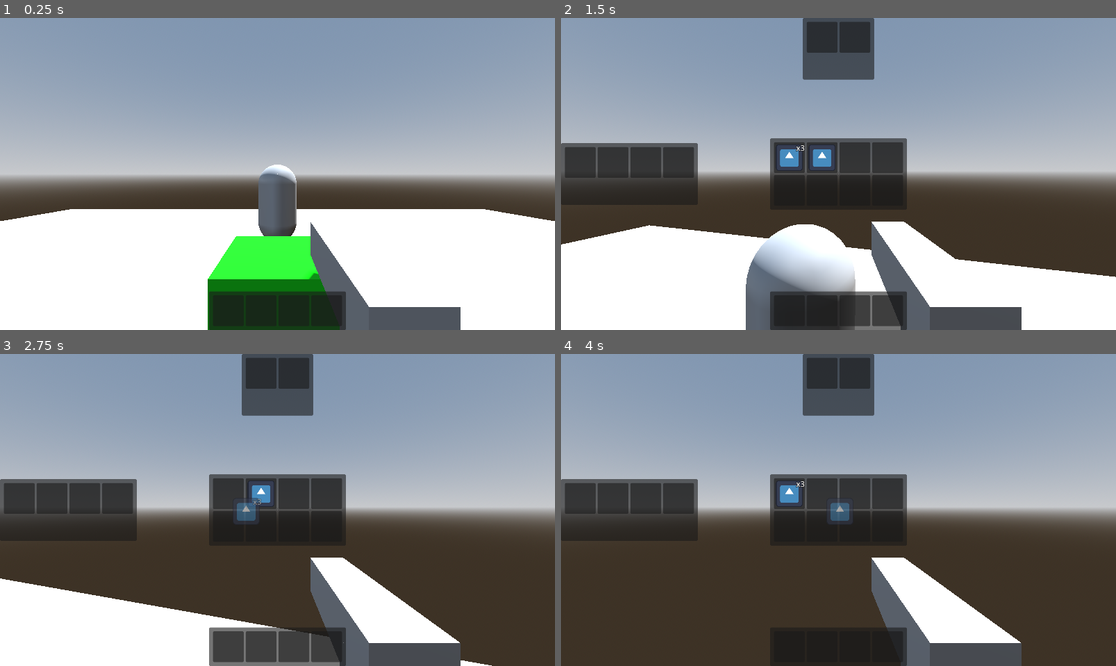
Above: before the commit, frames 1-4 (two rows, left to right).
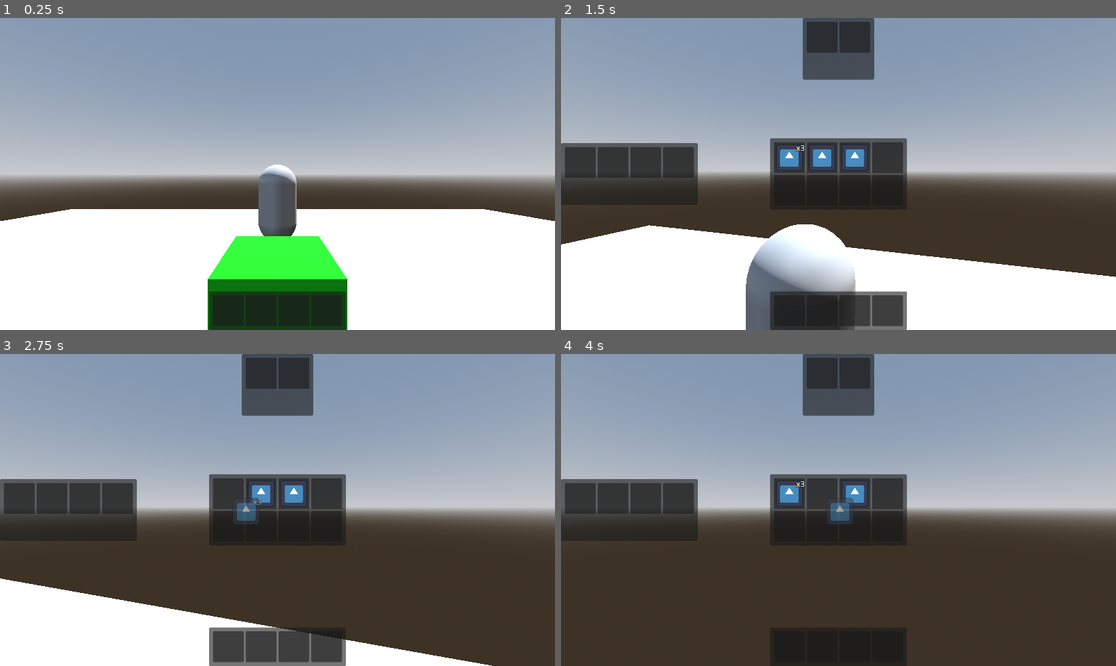
Above: after the commit, the same moments.

Repository: jevonsp/boomer-shooter
Game: Godot game, scene res://main/main.tscn
Same seed, same stepped clock (60 frames per second), same inputs: the game is played once before the commit and once after it. The engine's default icon, where the game draws it, is replaced by a stand-in: a white triangle on a blue panel in a dark square.
Inputs (mouse positions are in pixels of both pictures, inside the frame that each line leads up to):
- Up to frame 1 (0.25 s): no input
- Up to frame 2 (1.5 s): tap Enter at 0.5 s; move the mouse to (866, 174) at 0.52 s; hold W from 0.53 s (still down); tap E at 0.6 s; click (866, 174) at 0.67 s; tap Space at 0.77 s; move the mouse to (810, 174) at 1.27 s; tap Tab at 1.35 s; click (810, 174) at 1.42 s
- Up to frame 3 (2.75 s): tap Space at 1.52 s; move the mouse to (227, 494) at 2.02 s; release W at 2.03 s; hold D from 2.03 s (still down); tap Shift at 2.1 s; click (227, 494) at 2.17 s
- Up to frame 4 (4 s): release D at 2.78 s; hold W 2.78-3.53 s; tap Ctrl at 2.85 s; click (788, 494) at 2.92 s; tap Space at 3.02, 3.5, 3.77 s; move the mouse to (821, 494) at 3.52 s; hold A from 3.53 s (still down); tap 1 at 3.6 s; click (821, 494) at 3.67 s

The runs differ from the first frame. In frame 1, 2.7% of the frame differs, in the area x 55-83%, y 65-100%; in frame 2, 4.0%; in frame 3, 6.1%, in the area x 50-83%, y 40-100%; in frame 4, 6.0%.

Commit message:
Gun Equipping/Unequipping!

Diff:
--- a/inventory/InventoryData.gd
+++ b/inventory/InventoryData.gd
@@ -59,6 +59,12 @@
 	inventory_updated.emit(self)
 
 func clear_slot_data(index) -> void:
+	var item = slot_datas[index]
+	var held_weapons: Dictionary = PlayerManager.player.held_weapons
+	if item in held_weapons:
+		var weapon = held_weapons[item]
+		weapon.queue_free()
+		held_weapons.erase(item)
 	slot_datas[index] = null
 	inventory_updated.emit(self)
 	print("temp delete method")
--- a/inventory/InventoryDataWeapon.gd
+++ b/inventory/InventoryDataWeapon.gd
@@ -4,4 +4,12 @@
 func drop_slot_data(grabbed_slot_data: SlotData, index: int) -> SlotData:
 	if not grabbed_slot_data.item_data is Weapon:
 		return grabbed_slot_data
+	var weapon = grabbed_slot_data.item_data
+	PlayerManager.player.add_to_equipped(weapon, index)
+	PlayerManager.player.update_weapons()
 	return super.drop_slot_data(grabbed_slot_data, index)
+
+func grab_slot_data(index: int) -> SlotData:
+	PlayerManager.player.remove_from_equipped(index)
+	PlayerManager.player.update_weapons()
+	return super.grab_slot_data(index)
--- a/inventory/TestInv.tres
+++ b/inventory/TestInv.tres
@@ -1,9 +1,10 @@
-[gd_resource type="Resource" script_class="InventoryData" load_steps=7 format=3 uid="uid://rehdkfow4rw2"]
+[gd_resource type="Resource" script_class="InventoryData" load_steps=9 format=3 uid="uid://rehdkfow4rw2"]
 
 [ext_resource type="Script" uid="uid://c016vp1fy7qnm" path="res://inventory/InventoryData.gd" id="1_2e78x"]
 [ext_resource type="Script" uid="uid://ucu2pnv7c5go" path="res://inventory/slot/SlotData.gd" id="2_ktglu"]
 [ext_resource type="Resource" uid="uid://cy5jffdyvu370" path="res://inventory/item/items/TestConsumable.tres" id="3_ktglu"]
 [ext_resource type="Resource" uid="uid://dgoqcaec25b8u" path="res://inventory/item/items/TestEquip.tres" id="4_07wpc"]
+[ext_resource type="Resource" uid="uid://ceflps17hl33x" path="res://inventory/item/items/TestWeapon.tres" id="5_bdno3"]
 
 [sub_resource type="Resource" id="Resource_07wpc"]
 script = ExtResource("2_ktglu")
@@ -16,7 +17,12 @@
 item_data = ExtResource("4_07wpc")
 metadata/_custom_type_script = "uid://ucu2pnv7c5go"
 
+[sub_resource type="Resource" id="Resource_bbr7l"]
+script = ExtResource("2_ktglu")
+item_data = ExtResource("5_bdno3")
+metadata/_custom_type_script = "uid://ucu2pnv7c5go"
+
 [resource]
 script = ExtResource("1_2e78x")
-slot_datas = Array[ExtResource("2_ktglu")]([SubResource("Resource_07wpc"), SubResource("Resource_bdno3"), null, null, null, null, null, null])
+slot_datas = Array[ExtResource("2_ktglu")]([SubResource("Resource_07wpc"), SubResource("Resource_bdno3"), SubResource("Resource_bbr7l"), null, null, null, null, null])
 metadata/_custom_type_script = "uid://c016vp1fy7qnm"
--- a/inventory/interfaces/inventory_interface.gd
+++ b/inventory/interfaces/inventory_interface.gd
@@ -52,8 +52,6 @@
 func on_inventory_interact(
 	inventory_data: InventoryData, index: int, button: int, shift_pressed: bool
 	) -> void:
-	print("%s %s %s" % [inventory_data, index, button])
-
 	match [grabbed_slot_data, button]:
 		[null, MOUSE_BUTTON_LEFT]:
 			if shift_pressed:
--- a/inventory/item/Weapon.gd
+++ b/inventory/item/Weapon.gd
@@ -1,2 +1,4 @@
 extends ItemData
 class_name Weapon
+
+@export var MODEL: PackedScene
--- /dev/null
+++ b/inventory/item/items/TestWeapon.tres
@@ -0,0 +1,12 @@
+[gd_resource type="Resource" script_class="Weapon" load_steps=4 format=3 uid="uid://ceflps17hl33x"]
+
+[ext_resource type="Script" uid="uid://dvq4sgea0xmxv" path="res://inventory/item/Weapon.gd" id="1_a6v4k"]
+[ext_resource type="PackedScene" uid="uid://dxcpwm8np17a5" path="res://weapons/gun.tscn" id="1_l6x7t"]
+[ext_resource type="Texture2D" uid="uid://bdrkc6m8wike2" path="res://icon.svg" id="2_d8awp"]
+
+[resource]
+script = ExtResource("1_a6v4k")
+MODEL = ExtResource("1_l6x7t")
+name = "Test Weapon"
+texture = ExtResource("2_d8awp")
+metadata/_custom_type_script = "uid://dvq4sgea0xmxv"
--- a/main/main.gd
+++ b/main/main.gd
@@ -9,6 +9,7 @@
 	get_window().grab_focus()
 	connect_signals()
 	prepare_inventories()
+	create_weapons()
 
 func connect_signals():
 	player.toggle_inventory.connect(_on_inventory_toggled)
@@ -22,6 +23,13 @@
 	inventory_interface.set_weapon_inventory(player.weapon_inventory_data)
 	hotbar_inventory.set_inventory_data(player.inventory_data)
 
+func create_weapons():
+	for slot: SlotData in player.inventory_data.slot_datas:
+		if slot:
+			if slot.item_data is Weapon:
+				var weapon: Weapon = slot.item_data
+				player.add_to_held(weapon)
+
 func _on_inventory_toggled(external_inventory_owner = null):
 	inventory_interface.visible = !inventory_interface.visible
 	if inventory_interface.visible:
--- a/player/player.gd
+++ b/player/player.gd
@@ -5,11 +5,15 @@
 @export var inventory_data: InventoryData
 @export var equip_inventory_data: InventoryDataEquip
 @export var weapon_inventory_data: InventoryDataWeapon
+var held_weapons: Dictionary[Weapon, Node3D]
+var equipped_weapons: Dictionary[int, Weapon]
+var equipped_weapon_index: int = 0
 var gravity: float = ProjectSettings.get_setting("physics/3d/default_gravity")
 var health: int
 var max_health: int = 5
 @onready var camera: Camera3D = $Camera3D
 @onready var interact_ray: RayCast3D = $Camera3D/InteractRay
+@onready var marker_3d: Marker3D = $Camera3D/Marker3D
 func _ready() -> void:
 	health = max_health
 	PlayerManager.player = self
@@ -85,3 +89,32 @@
 	print("healing for %s" % [amount])
 	health = min(health + amount, max_health)
 	print("health now %s" % [health])
+
+func add_to_held(weapon: Weapon):
+	var model = weapon.MODEL.instantiate()
+	model.is_enabled = false
+	model.hide()
+	marker_3d.add_child(model)
+	held_weapons[weapon] = model
+	print(held_weapons)
+
+func remove_from_held(weapon: Weapon):
+	var model = held_weapons[weapon]
+	held_weapons.erase(weapon)
+	model.queue_free()
+
+func add_to_equipped(weapon: Weapon, index: int):
+	equipped_weapons[index] = weapon
+
+func remove_from_equipped(index: int):
+	var weapon = equipped_weapons[index]
+	var model = held_weapons[weapon]
+	model.hide()
+	model.is_enabled = false
+	equipped_weapons[index] = null
+
+func update_weapons():
+	var weapon = equipped_weapons[equipped_weapon_index]
+	if weapon:
+		held_weapons[weapon].show()
+		held_weapons[weapon].is_enabled = true
--- a/player/player.tscn
+++ b/player/player.tscn
@@ -1,8 +1,7 @@
-[gd_scene load_steps=11 format=3 uid="uid://dnyec73hvubwn"]
+[gd_scene load_steps=10 format=3 uid="uid://dnyec73hvubwn"]
 
 [ext_resource type="Script" uid="uid://cddy4tbm5ogev" path="res://player/player.gd" id="1_oul6g"]
 [ext_resource type="Resource" uid="uid://rehdkfow4rw2" path="res://inventory/TestInv.tres" id="2_g6k8r"]
-[ext_resource type="PackedScene" uid="uid://dxcpwm8np17a5" path="res://weapons/gun.tscn" id="2_rkbax"]
 [ext_resource type="Script" uid="uid://ucu2pnv7c5go" path="res://inventory/slot/SlotData.gd" id="3_boad6"]
 [ext_resource type="Script" uid="uid://bukgejlodxnml" path="res://inventory/InventoryDataEquip.gd" id="4_rgyib"]
 [ext_resource type="Script" uid="uid://by0jhm5qhaqwg" path="res://inventory/InventoryDataWeapon.gd" id="5_hg6s5"]
@@ -46,8 +45,6 @@
 [node name="Marker3D" type="Marker3D" parent="Camera3D"]
 transform = Transform3D(1, 0, 0, 0, 1, 0, 0, 0, 1, 0.37581486, -0.48882866, -1.0564556)
 
-[node name="Gun" parent="Camera3D/Marker3D" instance=ExtResource("2_rkbax")]
-
 [node name="ColorRect" type="ColorRect" parent="."]
 anchors_preset = 8
 anchor_left = 0.5
--- a/weapons/gun.gd
+++ b/weapons/gun.gd
@@ -1,14 +1,19 @@
 extends MeshInstance3D
 const RAY_LENGTH = 1000.0
 const BULLET = preload("res://weapons/bullet.tscn")
+var is_enabled: bool = true
 @onready var point: Node3D = $Point
 func _input(event):
+	if not is_enabled:
+		return
 	if event is InputEventMouseButton and Input.mouse_mode == Input.MOUSE_MODE_CAPTURED and event.is_pressed():
 		match event.button_index:
 			2:
 				fire()
 
 func fire():
+	if not is_enabled:
+		return
 	var bullet:CharacterBody3D = BULLET.instantiate()
 	bullet.position = point.global_position
 	bullet.transform.basis = point.global_transform.basis
